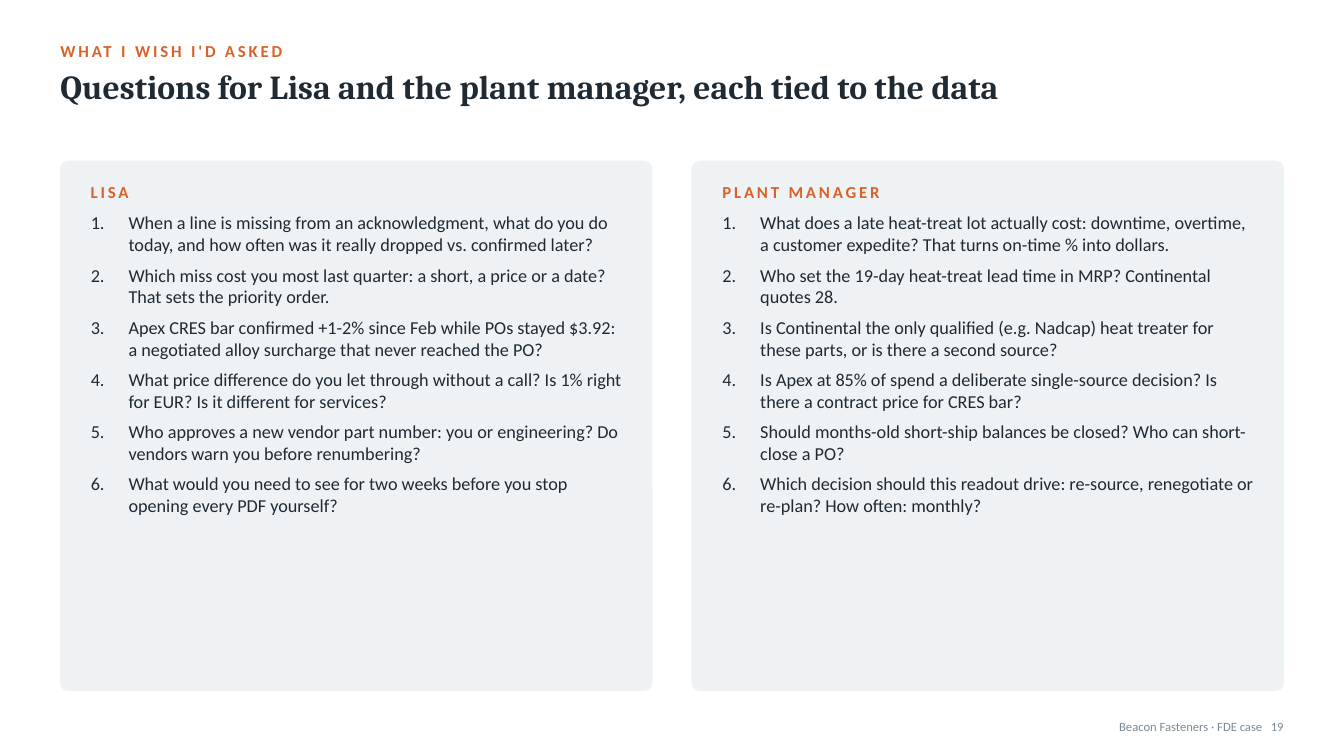
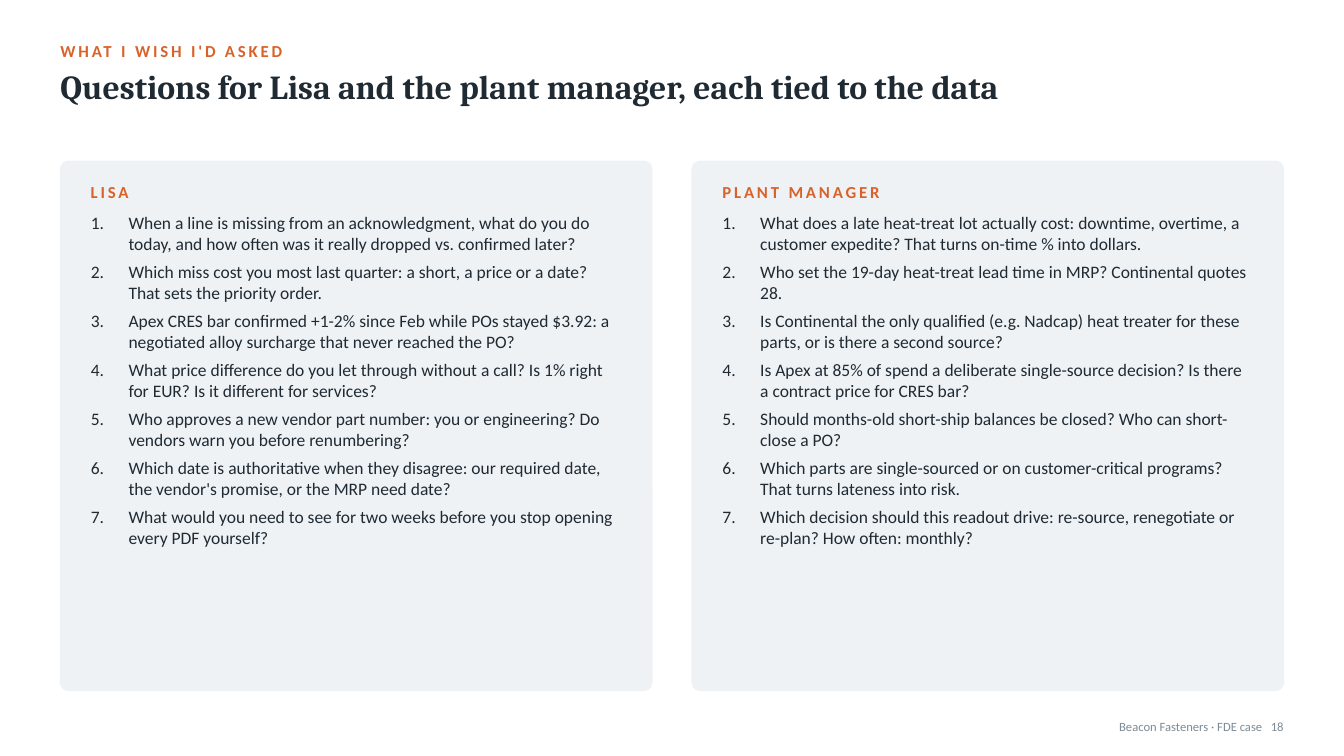
Before and after one commit to SmritaPandey/BeaconFasteners, a slide deck: slide 18 of Beacon Superday-Submission/presentation/Beacon_FDE_Casestudy.pptx (slide 19 before the commit). Drawn at 1344x756 pixels with LibreOffice and Linux fonts; fonts in the diff are those of the drawing. Boxes give left, top, right and bottom in pixels: in the first picture for what was removed or moved away, otherwise in the second. Text is boxed around its words. In the diff, an @@ line names an element or a change of style, - is before the commit and + after.

```diff
--- a/Beacon Superday-Submission/presentation/Beacon_FDE_Casestudy.pptx
+++ b/Beacon Superday-Submission/presentation/Beacon_FDE_Casestudy.pptx
@@ text at (129,217,613,547): size 13 to 12.5 pt in "When a line is missing from an ...", "Which miss cost you most last quarter: ...", "Apex CRES bar confirmed +1-2% since Feb ...", "What price difference do you let through ..." and 2 more places; less space between paragraphs @@
@@ text at (760,217,1247,547): size 13 to 12.5 pt in "What does a late heat-treat lot actually ...", "Who set the 19-day heat-treat lead time ...", "Is Continental the only qualified (e.g. Nadcap) ...", "Is Apex at 85% of spend a ..." and 2 more places; less space between paragraphs @@
@@ text at (129,462,600,498): paragraph added @@
+6. Which date is authoritative when they disagree: our required date, the vendor's promise, or the MRP need date?
@@ text at (760,462,1222,495): paragraph added @@
+6. Which parts are single-sourced or on customer-critical programs? That turns lateness into risk.
```
Also in this commit, not shown: 15 other slides changed, 5 slides added, 2 slides removed, 18 other files.
